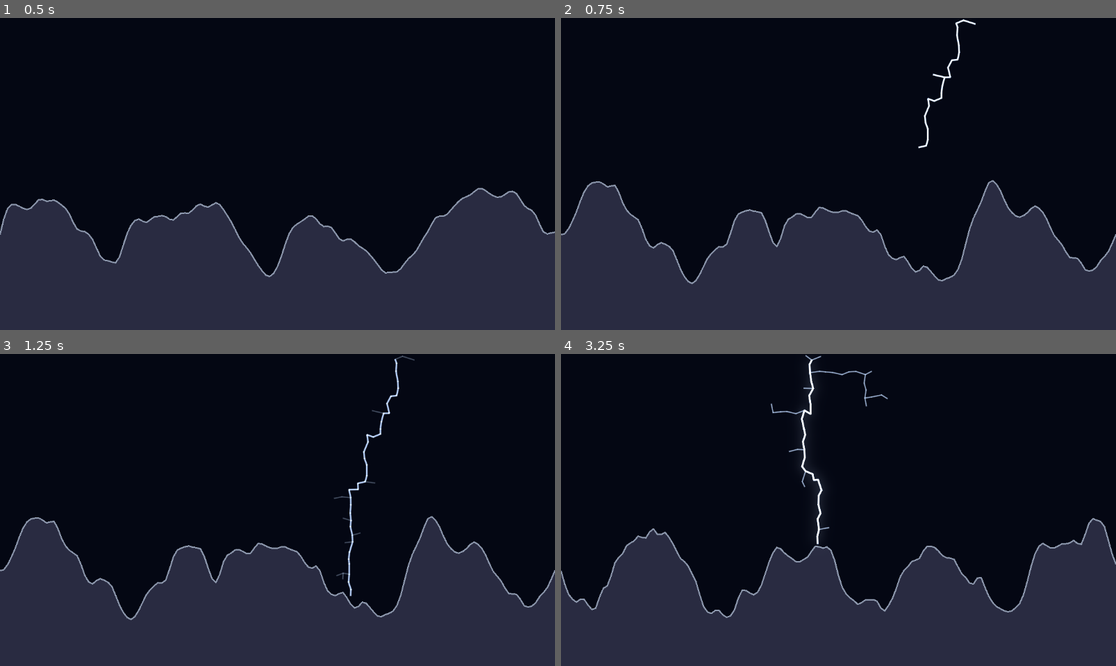
Above: before the commit, frames 1-4 (two rows, left to right).
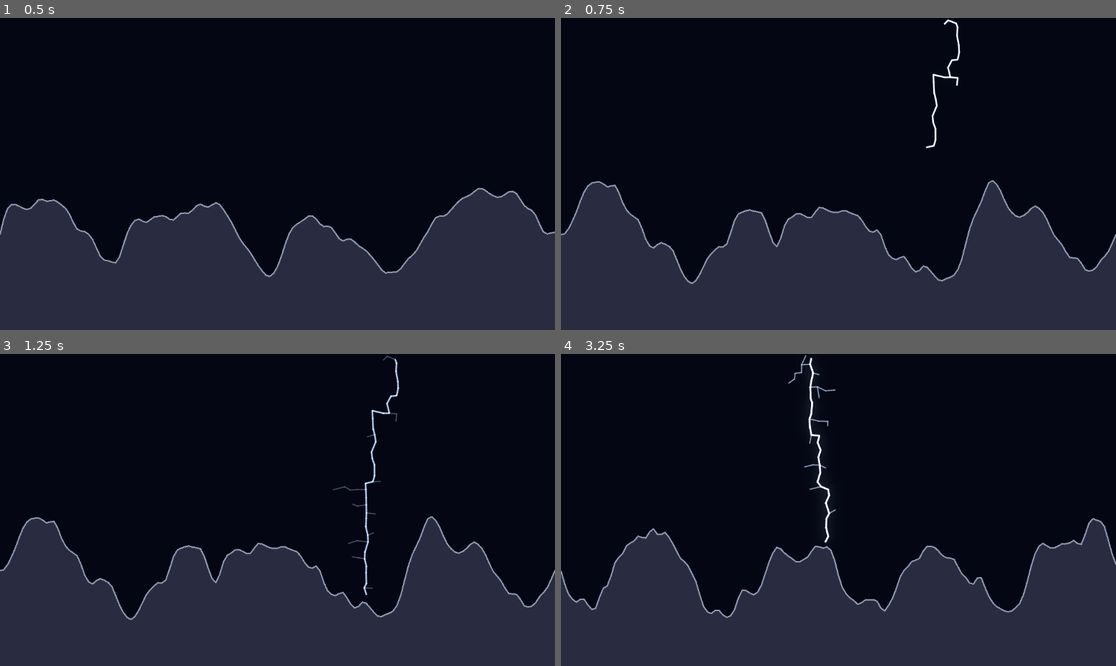
Above: after the commit, the same moments.

Repository: choe050919/lightning-sim
Game: Godot game, scene res://scenes/main.tscn
Same seed, same stepped clock (60 frames per second), same inputs: the game is played once before the commit and once after it.
Inputs (mouse positions are in pixels of both pictures, inside the frame that each line leads up to):
- Up to frame 1 (0.5 s): no input
- Up to frame 2 (0.75 s): tap Enter at 0.5 s; move the mouse to (960, 158) at 0.52 s; hold Right from 0.53 s (still down); tap R at 0.6 s; click (960, 158) at 0.67 s
- Up to frame 3 (1.25 s): keep holding Right
- Up to frame 4 (3.25 s): move the mouse to (727, 525) at 1.27 s; release Right at 1.28 s; hold Down 1.28-2.03 s; tap R at 1.35, 2.1, 2.85 s; tap Space at 2 s; move the mouse to (894, 441) at 2.02 s; hold Right 2.03-2.78 s; tap Enter at 2.75 s; move the mouse to (810, 572) at 2.77 s; hold Up from 2.78 s (still down); click (810, 572) at 2.92 s

Frame 1 is identical in both runs. In frame 2, 0.3% of the frame differs, in the area x 64-75%, y 0-42%; in frame 3, 0.7%; in frame 4, 0.9%, in the area x 37-59%, y 0-62%.

Commit message:
Add downward growth bias for branch direction
- Weight DBM candidates by direction (down boosted, sideways mildly damped,
  upward strongly suppressed) so branches lean downward instead of sticking
  out as sideways/upward stubs; new downward_bias knob
- Store each candidate's parent cell to derive its growth direction
- Tune defaults: eta 4->2.5, downward_bias 0.4 (balances peak-seeking vs
  branch tidiness)

Co-Authored-By: Claude Opus 4.8 <noreply@anthropic.com>

Diff:
--- a/src/lightning/lightning.gd
+++ b/src/lightning/lightning.gd
@@ -23,8 +23,10 @@
 @export_group("Growth")
 ## 격자 셀 크기(px). 작을수록 디테일↑·계산량↑.
 @export_range(4.0, 48.0, 1.0) var cell_size := 16.0
-## 성장 지수 η. 낮으면 잔가지 많고 뭉툭, 높을수록 끝단 집중·직선적. 4 근처가 번개다움.
-@export_range(0.0, 6.0, 0.1) var eta := 4.0
+## 성장 지수 η. 낮으면 잔가지 많고 뭉툭, 높을수록 끝단 집중·직선적.
+@export_range(0.0, 6.0, 0.1) var eta := 2.5
+## 아래쪽 성장 편향. 0=없음(場 따라 봉우리로 잘 휨), 높을수록 곧장 아래로(가지는 깔끔하나 골짜기 직진).
+@export_range(0.0, 2.0, 0.05) var downward_bias := 0.4
 ## 안전용 최대 성장 스텝 수.
 @export var max_growth_steps := 2000
 
@@ -150,7 +152,7 @@
 	_cand = {}
 	for nb in _neighbors(seed_idx):
 		if _state[nb] == ST_EMPTY:
-			_cand[nb] = true
+			_cand[nb] = seed_idx
 
 ## 후보 하나를 p ∝ φ^η 로 골라 채널에 추가한다. 지형에 닿으면 false.
 func _grow_one() -> bool:
@@ -166,6 +168,16 @@
 		if p < 0.0:
 			p = 0.0
 		var w := pow(p, eta)
+		# 아래쪽 성장 편향: 아래는 가중↑, 옆은 약하게↓, 위는 강하게↓(가지를 아래로 부챗살).
+		if downward_bias > 0.0:
+			var par: int = _cand[ci]
+			var d := ci - par
+			if d == _gw:
+				w *= 1.0 + downward_bias
+			elif d == -_gw:
+				w *= maxf(0.0, 1.0 - downward_bias * 1.5)
+			else:
+				w *= maxf(0.0, 1.0 - downward_bias * 0.5)
 		weights[k] = w
 		total += w
 	# 룰렛 선택
@@ -195,7 +207,7 @@
 		elif st == ST_TARGET:
 			hit_target = true
 		elif not _cand.has(nb):
-			_cand[nb] = true
+			_cand[nb] = chosen
 	if parent == -1:
 		parent = chosen
 	_seg_a.append(parent)
